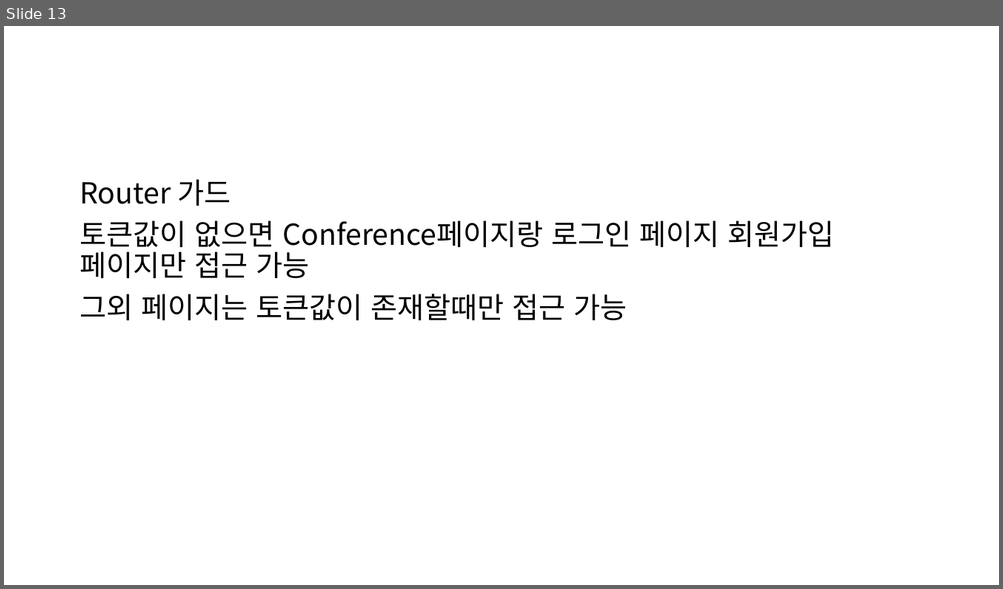
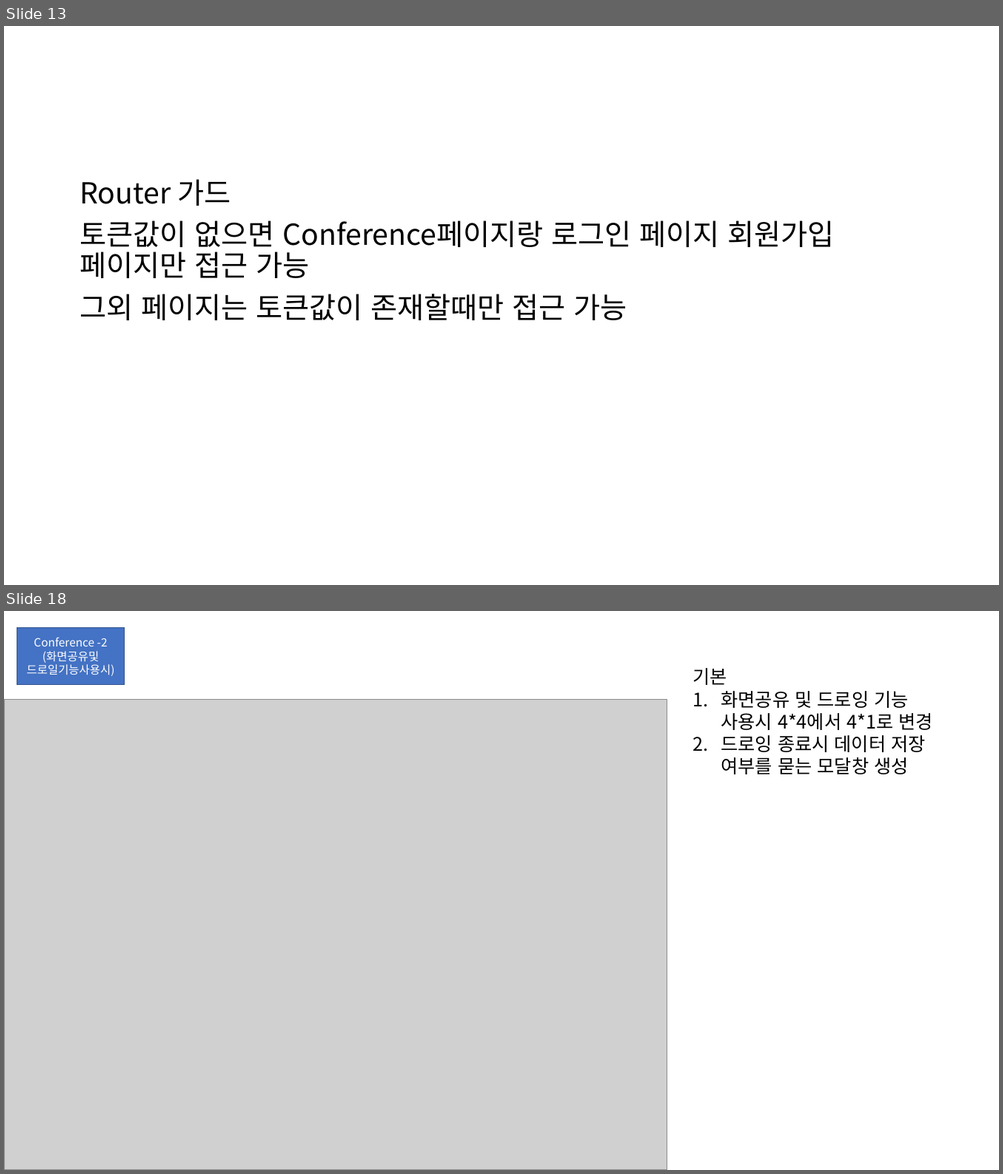
Before and after one commit to JongHoonJang/DEMEET, a slide deck: STUDY/jang/components.pptx. Shown one above the other, each under a label of ours: slide 13 before the commit, slides 13 and 18 after it; the slides between them are not shown. The pictures are 1003x589 and 1003x1174 pixels, drawn with LibreOffice and Linux fonts; fonts in the diff are those of the drawing; grey boxes stand for pictures. Boxes give left, top, right and bottom in pixels: in the first picture for what was removed or moved away, otherwise in the second. Text is boxed around its words. In the diff, an @@ line names an element or a change of style, - is before the commit and + after.

```diff
--- a/STUDY/jang/components.pptx
+++ b/STUDY/jang/components.pptx
@@ slide 18 added at box(4, 611, 999, 1170), background #FFFFFF @@
@@ rectangle added at box(17, 628, 124, 685), fill #4472C4, outline #325491 1 pt, 11 pt, text #FFFFFF @@
+Conference -2
+(화면공유및
+드로일기능사용시)
@@ text added at box(693, 668, 932, 775), 18 pt, text #000000 @@
+기본
+1. 화면공유 및 드로잉 기능 사용시 4*4에서 4*1로 변경
+2. 드로잉 종료시 데이터 저장 여부를 묻는 모달창 생성
@@ picture added at box(4, 699, 667, 1170) @@
```
Also in this commit, not shown: 5 slides changed, 11 other slides added, 1 other file.
